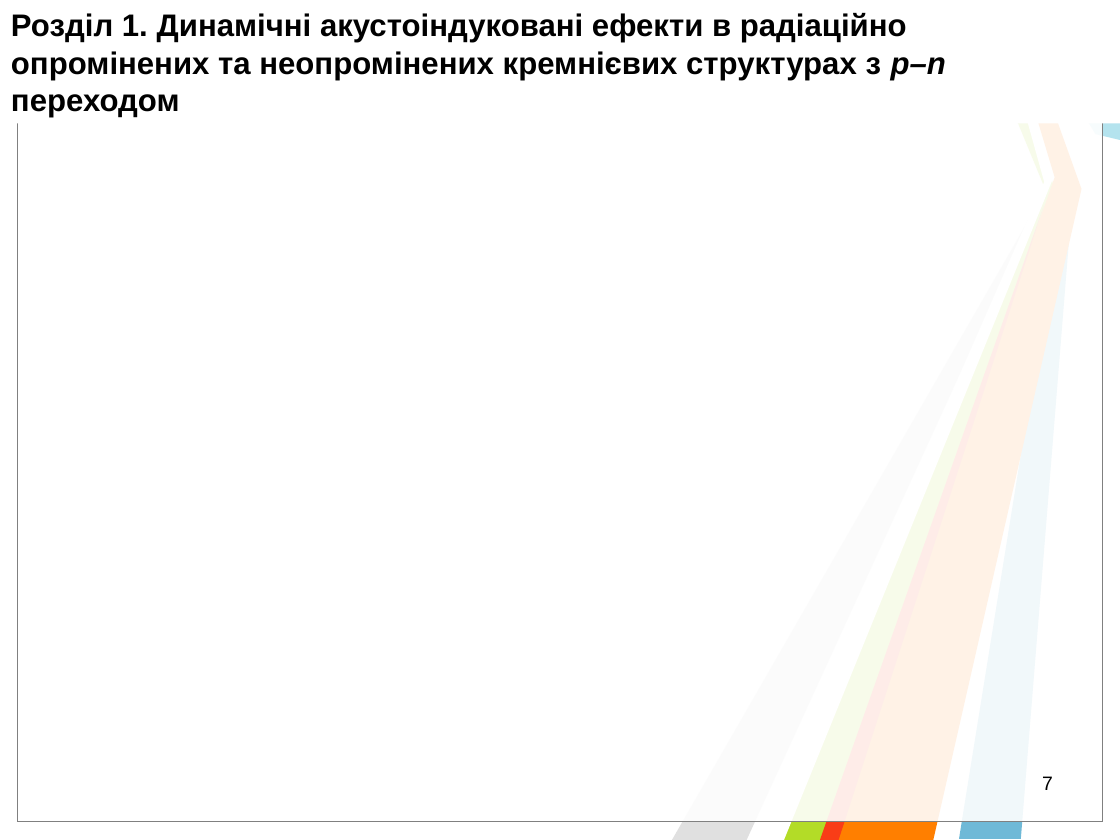
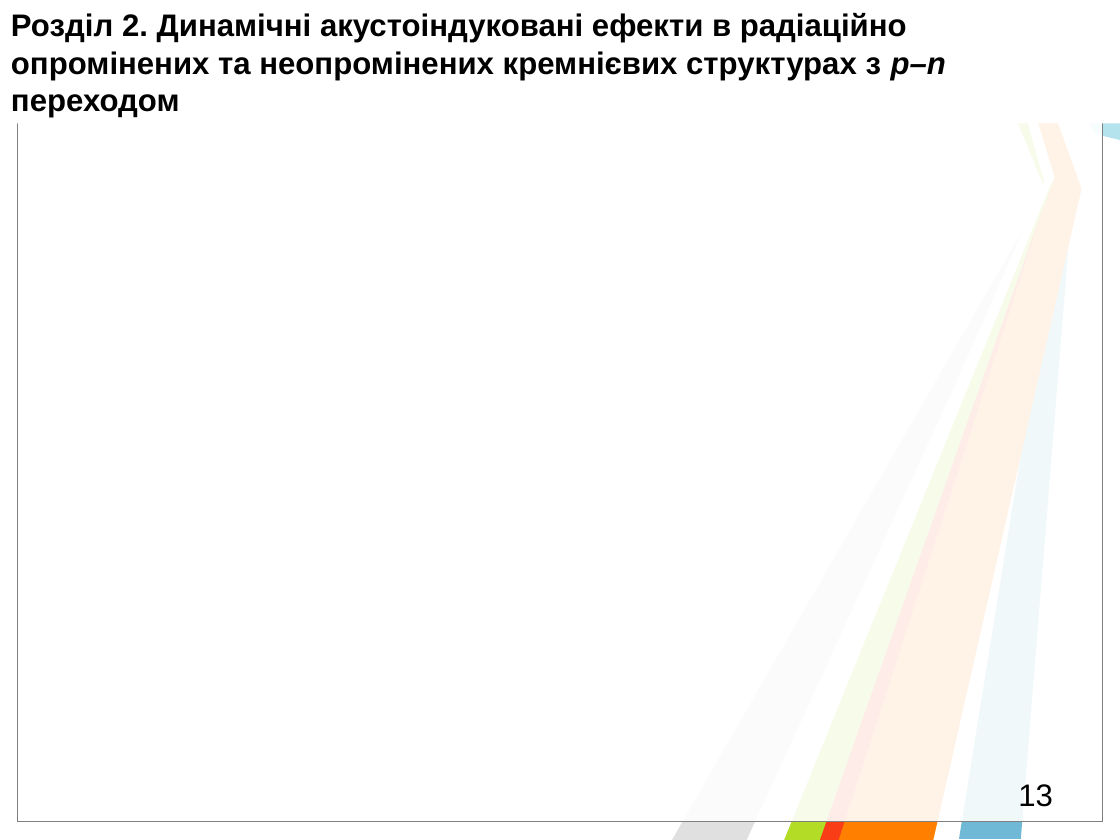
Before and after one commit to l432/Disser, a slide deck: slide 13 of Help/Dopovid/Olikh.ppt (slide 7 before the commit). Drawn at 1120x840 pixels with LibreOffice and Linux fonts; fonts in the diff are those of the drawing; background and template pictures are left out. Boxes give left, top, right and bottom in pixels: in the first picture for what was removed or moved away, otherwise in the second. Text is boxed around its words. In the diff, an @@ line names an element or a change of style, - is before the commit and + after.

```diff
--- a/Help/Dopovid/Olikh.ppt
+++ b/Help/Dopovid/Olikh.ppt
@@ text at (11, 13, 907, 43): text changed @@
-Розділ 1. Динамiчнi акустоiндукованi ефекти в радiацiйно
+Розділ 2. Динамiчнi акустоiндукованi ефекти в радiацiйно
@@ page number at (1018, 784, 1053, 807): text changed; size 12.5 to 20 pt @@
-7
+13
```
Also in this commit, not shown: 10 other slides changed, 6 slides added, 1 slide removed, 12 other files.
